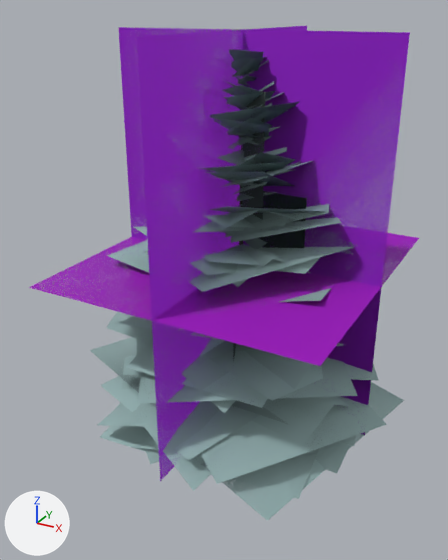
The glTF model data/models/board/vegetation/pine-broad.glb as it was, and as the next commit left it.
One viewpoint serves both versions: a 50 mm camera at (21.1, -41.0, 31.4) aimed at (-0.4, -1.9, 11.9). The lights are fixed; the arrows at lower left show +X, +Y and +Z. The older version comes first. Where no turn or scale is listed for an object, it has been applied to the vertices. Vertices at exactly the same position are counted once.

The first picture shows 'pine-broad-lod0.001', 'pine-broad-lod1.001', 'pine-broad-lod2.001', 'pine-broad-lod3.001'.
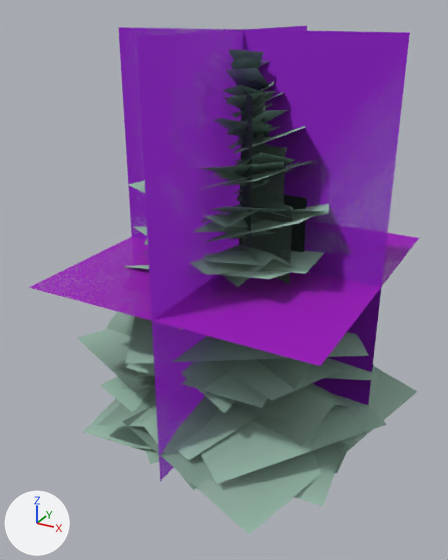
Boxes [x1, y1, x2, y2] around the edits, measured in the pictures (448 x 560 px; the box of a moved part takes in the faces that stretch with it):
'pine-broad-lod2.001', reshaped, recoloured (8% wider)
    before: [90, 29, 404, 521]
    after: [78, 29, 418, 534]
'pine-broad-lod1.001', reshaped
    before: [101, 29, 387, 484]
    after: [101, 37, 387, 484]
'pine-broad-lod0.001', shading changed, recoloured
    both: [98, 57, 368, 491]
part 2 of me_pine_broad_lod0, recoloured
    before: [99, 57, 370, 491]
    after: [99, 29, 368, 491]
part 3 of me_pine_broad_lod0, recoloured
    before: [199, 57, 292, 414]
    after: [220, 57, 278, 414]
part 4 of me_pine_broad_lod0, edited (looks the same)
    both: [203, 88, 307, 413]
part 5 of me_pine_broad_lod0, recoloured
    both: [98, 62, 336, 473]
part 6 of me_pine_broad_lod1, added (mostly hidden)
    after: [182, 141, 285, 390]
part 7 of me_pine_broad_lod1, recoloured
    both: [101, 37, 387, 484]
part 8 of me_pine_broad_lod2, moved or reshaped
    before: [90, 29, 404, 521]
    after: [78, 49, 418, 534]
part 9 of me_pine_broad_lod2, recoloured
    before: [90, 29, 404, 520]
    after: [78, 49, 418, 534]
part 10 of me_pine_broad_lod2, recoloured
    before: [100, 180, 340, 521]
    after: [83, 82, 349, 534]
part 11 of me_pine_broad_lod2, recoloured
    before: [192, 52, 300, 165]
    after: [192, 91, 312, 395]

The change in detail:
me_pine_broad_lod0 has 561 vertices, 464 faces and spans x -10.7..11.4, y -12.3..11.8, z 0.0..30.0.
me_pine_broad_lod0 is used by ob_pine_broad_lod0_001; location (0.0, 0.0, 0.0).
me_pine_broad_lod0 part 1: its shading normals changed.
me_pine_broad_lod0 part 2: 164 faces centred in x -8.3..9.1, y -9.8..9.3, z 0.1..29.3 are repainted in the vertex colours; the middle colour goes from pale blue #d0f5f5 to green #b8e0cc.
me_pine_broad_lod0 part 3: 72 faces centred in x -4.0..2.9, y -3.2..3.9, z 0.3..27.9 are repainted in the vertex colours; the middle colour goes from grey #90abab to greyish green #84a293.
me_pine_broad_lod0 part 4: 76 faces centred in x -3.8..3.4, y -3.8..3.1, z 0.4..22.7 are repainted in the vertex colours; the middle colour goes from grey #89a3a3 to greyish green #789486.
me_pine_broad_lod0 part 5: 68 faces centred in x -6.8..6.8, y -6.6..6.6, z 0.3..27.7 are repainted in the vertex colours; the middle colour goes from light grey #a5c3c3 to greyish green #8cac9c.
me_pine_broad_lod1 is used by ob_pine_broad_lod1_001; location (0.0, 0.0, 0.0).
Verts and faces of me_pine_broad_lod1; kept vertices keep their numbers, new ones are numbered from 261.
me_pine_broad_lod1 had 261 vertices, 150 faces and spanned x -12.9..13.2, y -12.3..12.6, z 0.0..30.0.
me_pine_broad_lod1 now has 277 vertices, 158 faces and spans x -12.9..13.2, y -12.3..12.6, z 0.0..30.0.
Part 6, on me_pine_broad_lod1:
New vertex 261 is at (-7.0, -0.9, 1.2).
New vertex 262 is at (5.7, 0.8, 1.2).
New vertex 263 is at (4.2, -1.5, 12.1).
New vertex 264 is at (-1.9, -5.2, 12.1).
New vertices 265 to 268 stand at vertices 261 to 264, in that order, plus (0.0, 0.0, 10.4).
New vertex 269 is at (-1.0, 7.0, 11.6).
New vertex 270 is at (0.7, -5.7, 11.6), pixel (212, 304).
New vertex 271 is at (-5.3, 1.8, 22.5).
New vertices 272, 273, 274 stand at vertices 269, 270, 271, in that order, plus (0.1, 0.0, -10.4).
New vertex 275 is at (1.5, 4.3, 12.1).
New vertex 276 is at (1.4, 4.2, 22.5).
New faces: (270, 272, 273), (269, 272, 270), (261, 262, 266), (261, 266, 265), (263, 267, 274), (267, 271, 274) (mat_canopy_cutout (its picture is missing)).
New faces: (264, 275, 276), (264, 276, 268) (mat_canopy_cutout (its picture is missing)).
me_pine_broad_lod1 part 7: 120 kept faces spanning x -12.9..13.2, y -12.3..12.6, z 0.1..30.0 get new vertex colours.
me_pine_broad_lod2 is used by ob_pine_broad_lod2_001; location (0.0, 0.0, 0.0).
me_pine_broad_lod2 had 93 vertices, 56 faces and spanned x -13.5..12.9, y -12.1..12.8, z 0.0..30.0.
me_pine_broad_lod2 now has 93 vertices, 56 faces and spans x -13.6..13.6, y -14.0..13.7, z 0.0..30.0.
me_pine_broad_lod2 part 8: 80 of 93 vertices moved; they spanned x -13.5..12.9, y -12.1..12.8, z 0.1..30.0 and now span x -13.6..13.6, y -14.0..13.7, z 0.1..30.0; mean shift (0.0, 0.1, -0.9); largest move (1.9, 2.4, 23.5) -> (-8.1, 0.1, 1.2).
me_pine_broad_lod2 part 9: 15 faces centred in x -7.4..7.5, y -5.9..6.0, z 0.5..29.3 are repainted in the vertex colours; the middle colour goes from pale blue #cdf1f1 to green #caf6e0.
me_pine_broad_lod2 part 10: 13 faces centred in x -2.3..2.6, y -3.8..4.0, z 0.5..20.8 are repainted in the vertex colours; the middle colour goes from grey #91abab to greyish green #89a899.
me_pine_broad_lod2 part 11: 12 faces centred in x -2.1..2.3, y -2.2..0.9, z 22.4..28.3 are repainted in the vertex colours; the middle colour goes from pale blue #b5d6d6 to greyish green #748f82.
